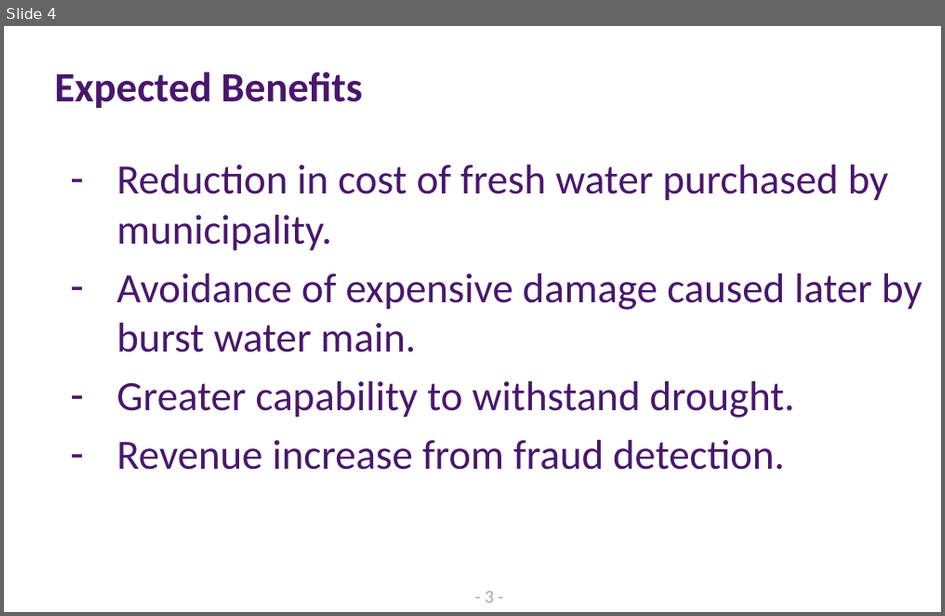
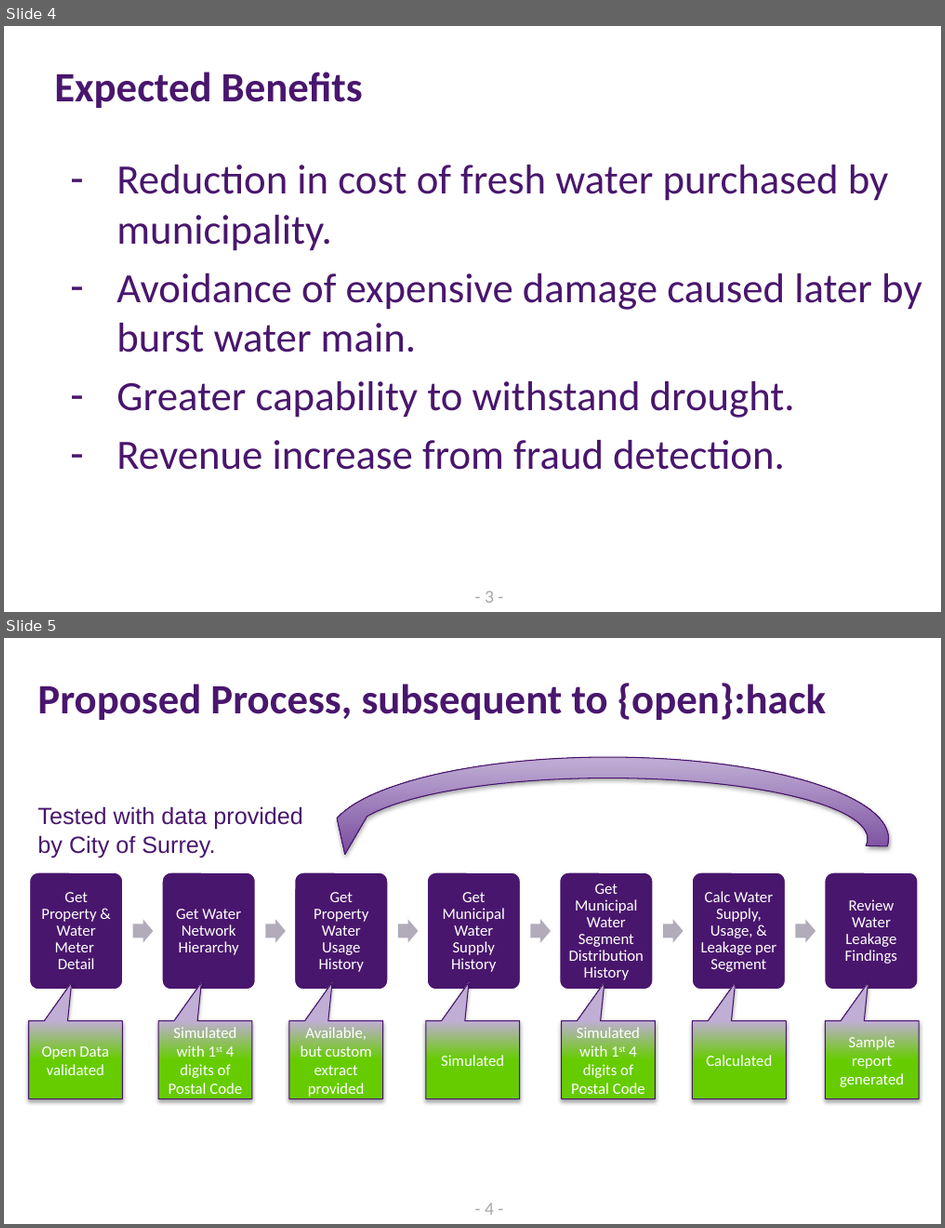
Before and after one commit to sshearer/Leaks, a slide deck: AquaSol.pptx. Shown one above the other, each under a label of ours: slide 4 before the commit, slides 4 and 5 after it. The pictures are 945x616 and 945x1228 pixels, drawn with LibreOffice and Linux fonts; fonts in the diff are those of the drawing. Boxes give left, top, right and bottom in pixels: in the first picture for what was removed or moved away, otherwise in the second. Text is boxed around its words. In the diff, an @@ line names an element or a change of style, - is before the commit and + after.

```diff
--- a/AquaSol.pptx
+++ b/AquaSol.pptx
@@ slide 5 added at <box>4,638,941,1224</box>, background #FFFFFF @@
@@ title added at <box>37,683,826,720</box>, 32 pt, text #49166D, bold @@
+Proposed Process, subsequent to {open}:hack
@@ circular arrow added at <box>329,757,889,920</box>, fill gradient #4B097A to #BEAFD5, outline #48136D 0.75 pt @@
@@ text added at <box>37,806,303,857</box>, 18 pt, text #49166D @@
+Tested with data provided
+by City of Surrey.
@@ group added at <box>29,871,919,990</box>: 7 rounded rectangles, 7 texts, 6 right arrows @@
+Get Property & Water Meter Detail
+Get Water Network Hierarchy
+Get Property Water Usage History
+Get Municipal Water Supply History
+Get Municipal Water Segment Distribution History
+Calc Water Supply, Usage, & Leakage per Segment
+Review Water Leakage Findings
@@ speech box added at <box>28,1020,122,1098</box>, fill gradient #66CC00 to #BEAFD5, outline #48136D 0.75 pt, 12 pt, text #FFFFFF @@
+Open Data validated
@@ speech box added at <box>158,1020,252,1098</box>, fill gradient #66CC00 to #BEAFD5, outline #48136D 0.75 pt, 12 pt, text #FFFFFF @@
+Simulated with 1st 4 digits of Postal Code
@@ speech box added at <box>289,1020,383,1098</box>, fill gradient #66CC00 to #BEAFD5, outline #48136D 0.75 pt, 12 pt, text #FFFFFF @@
+Available, but custom extract provided
@@ speech box added at <box>426,1020,519,1098</box>, fill gradient #66CC00 to #BEAFD5, outline #48136D 0.75 pt, 12 pt, text #FFFFFF @@
+Simulated
@@ speech box added at <box>562,1020,656,1098</box>, fill gradient #66CC00 to #BEAFD5, outline #48136D 0.75 pt, 12 pt, text #FFFFFF @@
+Simulated with 1st 4 digits of Postal Code
@@ speech box added at <box>693,1020,787,1098</box>, fill gradient #66CC00 to #BEAFD5, outline #48136D 0.75 pt, 12 pt, text #FFFFFF @@
+Calculated
@@ speech box added at <box>825,1020,919,1098</box>, fill gradient #66CC00 to #BEAFD5, outline #48136D 0.75 pt, 12 pt, text #FFFFFF @@
+Sample report generated
@@ page number added at <box>485,1203,494,1215</box>, 14 pt, text #A6A6A6 @@
+- 4 -
```
Also in this commit, not shown: 1 slide changed, 1 other slide added.
